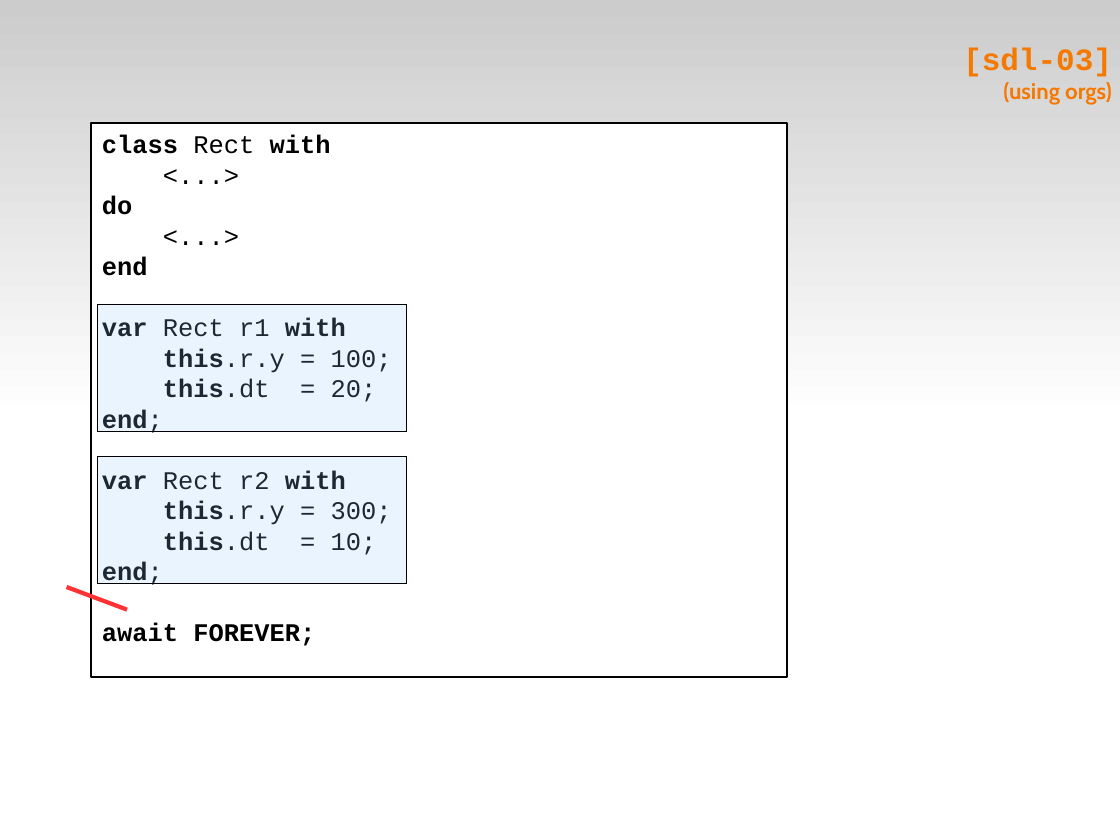
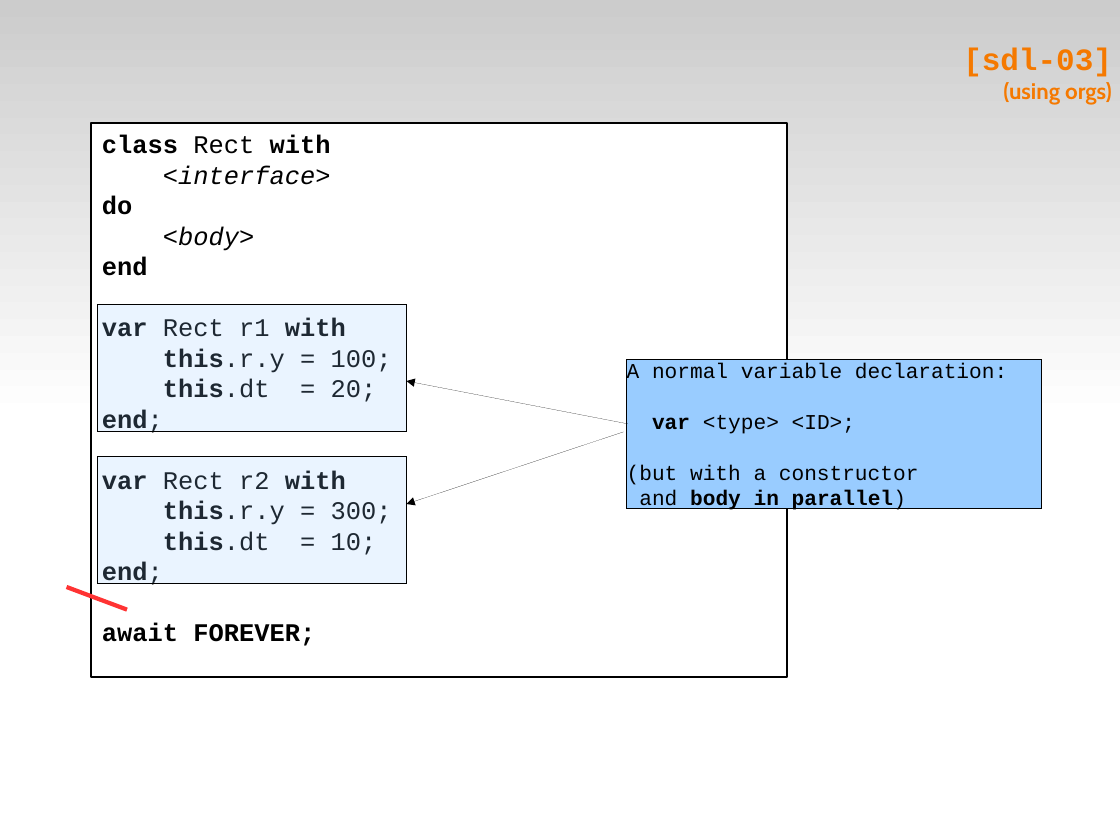
Before and after one commit to fsantanna-no/ceu-docs, a slide deck: slide 10 of ceu_stl.odp. Drawn at 1120x840 pixels with LibreOffice and Linux fonts; fonts in the diff are those of the drawing. Boxes give left, top, right and bottom in pixels: in the first picture for what was removed or moved away, otherwise in the second. Text is boxed around its words. In the diff, an @@ line names an element or a change of style, - is before the commit and + after.

```diff
--- a/ceu_stl.odp
+++ b/ceu_stl.odp
@@ text in rectangle at (x1=163, y1=165, x2=331, y2=185): text changed; italic on @@
-<...>
+<interface>
@@ text in rectangle at (x1=163, y1=226, x2=254, y2=251): text changed; italic on @@
-<...>
+<body>
@@ rectangle added at (x1=627, y1=359, x2=1042, y2=508), fill #99CCFF, outline #000000 0 pt, 15 pt, text #000000 @@
+A normal variable declaration:
+var <type> <ID>;
+(but with a constructor
+and body in parallel)
@@ arrow added from (628, 424) to (407, 381), #000000 0 pt @@
@@ arrow added from (624, 432) to (407, 504), #000000 0 pt @@
```
Also in this commit, not shown: 14 other slides changed, 5 other files.
